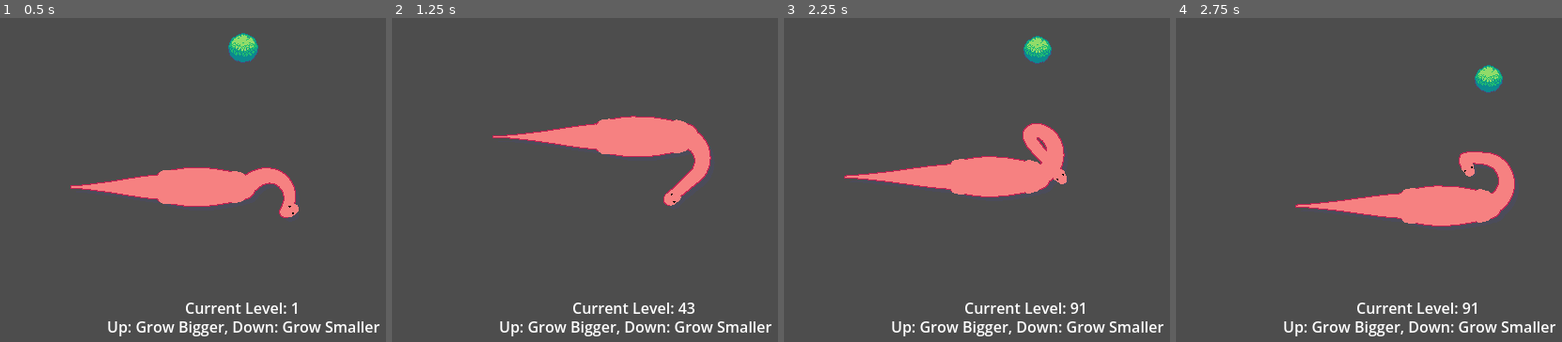
Above: before the commit, frames 1-4 (left to right).
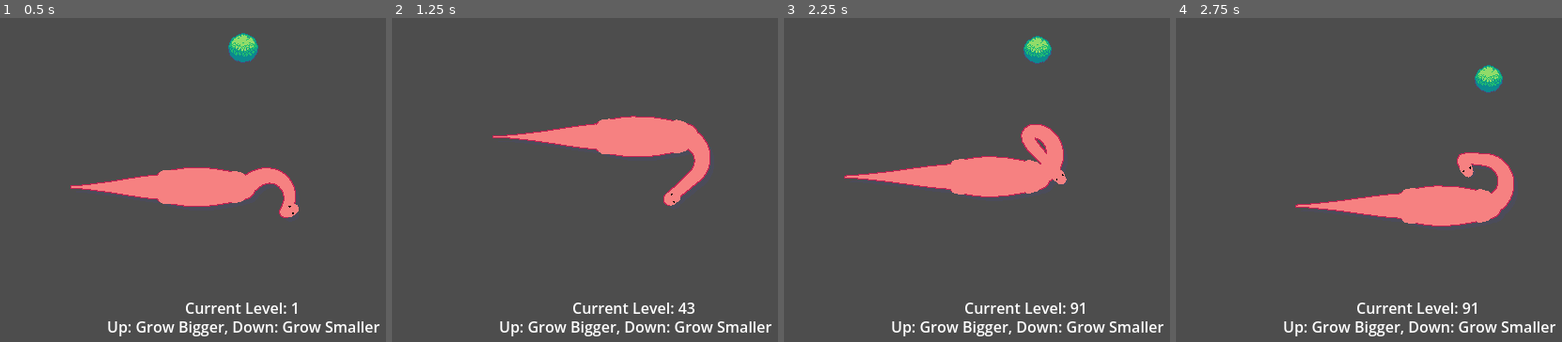
Above: after the commit, the same moments.

Repository: jentaruno/menchie
Game: Godot game, scene res://scenes/debug_growth.tscn
The game is run twice, just before and just after one commit, with the same random seed, the same clock (stepped at 60 frames per second) and the same inputs. This scene is started directly instead of the project's main scene.
Inputs (mouse positions are in pixels of both pictures, inside the frame that each line leads up to):
- Up to frame 1 (0.5 s): no input
- Up to frame 2 (1.25 s): move the mouse to (604, 254) at 0.52 s; hold Up (move_up) from 0.53 s (still down); click (604, 254) at 0.67 s
- Up to frame 3 (2.25 s): move the mouse to (outside the picture) at 1.27 s; move the mouse to (845, 137) at 2.02 s; release Up (move_up) at 2.03 s; hold Left (move_left) from 2.03 s (still down)
- Up to frame 4 (2.75 s): keep holding Left (move_left)

Frame 1 is identical in both runs. In frame 2, less than 0.1% of the frame differs, in the area x 70-83%, y 37-57%; in frame 3, 0.2%; in frame 4, 0.3%, in the area x 72-88%, y 41-60%.

Commit message:
bone max rot

Diff:
--- a/player/body_parts/dino_leg.gd
+++ b/player/body_parts/dino_leg.gd
@@ -11,8 +11,8 @@
 			EventBus.step_foot.emit(global_position)
 
 ## Move along with the body
-func move(delta: Vector2, move_rate: float) -> void:
-	position += delta * move_rate
+func move(dir: Vector2, move_rate: float) -> void:
+	position += dir * move_rate
 
 ## Make this leg take a step forward
 func step(target_global_pos: Vector2, speed: float) -> void:
--- a/player/body_parts/dino_legs.gd
+++ b/player/body_parts/dino_legs.gd
@@ -58,8 +58,8 @@
 
 func _move_legs() -> void:
 	for i in range(legs.size()):
-		var delta = leg_joints[i].global_position - legs[i].global_position
-		legs[i].move(delta, body_follow_rate)
+		var dir = leg_joints[i].global_position - legs[i].global_position
+		legs[i].move(dir, body_follow_rate)
 
 func _maybe_step() -> bool:
 	var stepped = false
--- a/player/body_parts/dino_neck.gd
+++ b/player/body_parts/dino_neck.gd
@@ -66,6 +66,7 @@
 func grow(progress: float) -> void:
 	_curr_length = Constants.growth_config.neck_length.sample(progress)
 	width = Constants.growth_config.neck_width.sample(progress)
+	_bone_max_rotation = deg_to_rad(Constants.growth_config.neck_bone_max_rotation.sample(progress))
 	var new_bone_length = _curr_length / num_bones
 	for i in range(len(_bone_lengths)):
 		_bone_lengths[i] = new_bone_length
--- a/player/growth/growth_config.gd
+++ b/player/growth/growth_config.gd
@@ -4,13 +4,17 @@
 
 @export var camera_zoom: Curve
 
+@export_group("Body")
 @export var body_length: Curve
 @export var body_width: Curve
 
+@export_group("Neck")
 @export var neck_length: Curve
 @export var neck_width: Curve
+@export var neck_bone_max_rotation: Curve
 @export var head_scale: Curve
 
+@export_group("Tail")
 @export var tail_length: Curve
 @export var tail_width: Curve
 
--- a/player/growth/growth_config.tres
+++ b/player/growth/growth_config.tres
@@ -37,6 +37,11 @@
 _data = [Vector2(0, 3), 0.0, 119.32366, 0, 0, Vector2(1, 52), 0.0, 0.0, 0, 0]
 point_count = 2
 
+[sub_resource type="Curve" id="Curve_chjwv"]
+_limits = [10.0, 20.0, 0.0, 1.0]
+_data = [Vector2(0, 10), 0.0, 0.0, 0, 0, Vector2(1, 20), 0.0, 0.0, 0, 0]
+point_count = 2
+
 [sub_resource type="Curve" id="Curve_7mu7e"]
 _limits = [0.0, 2000.0, 0.0, 1.0]
 _data = [Vector2(0, 96), 0.0, 0.0, 0, 0, Vector2(1, 960), 0.0, 0.0, 0, 0]
@@ -64,6 +69,7 @@
 body_width = SubResource("Curve_qp6tb")
 neck_length = SubResource("Curve_7mu7e")
 neck_width = SubResource("Curve_rnoce")
+neck_bone_max_rotation = SubResource("Curve_chjwv")
 head_scale = SubResource("Curve_4760t")
 tail_length = SubResource("Curve_x806q")
 tail_width = SubResource("Curve_gj7mr")
